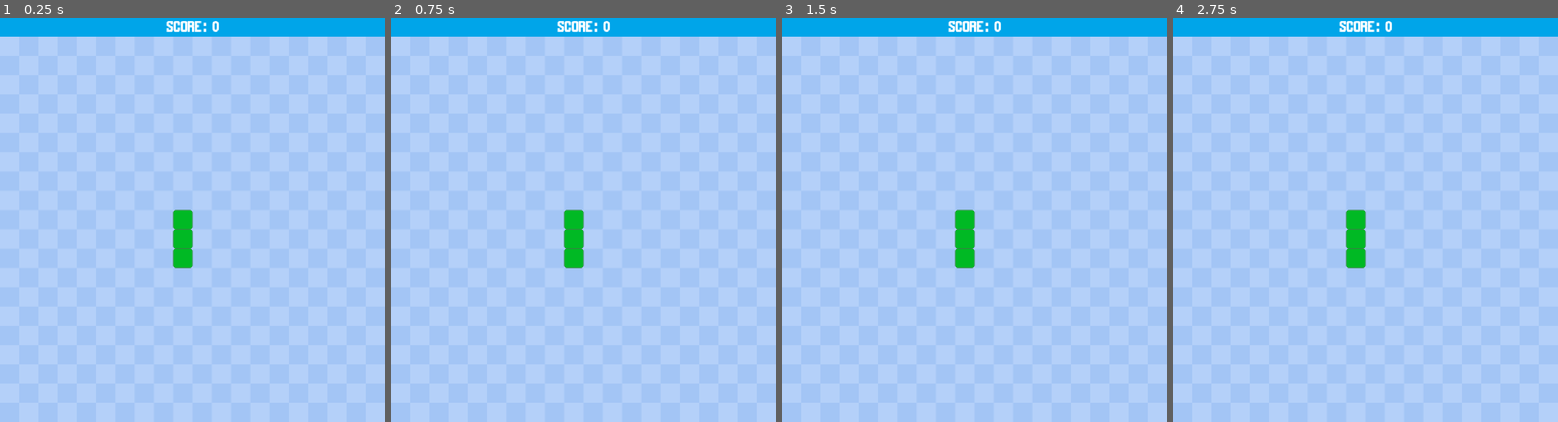
Above: before the commit, frames 1-4 (left to right).
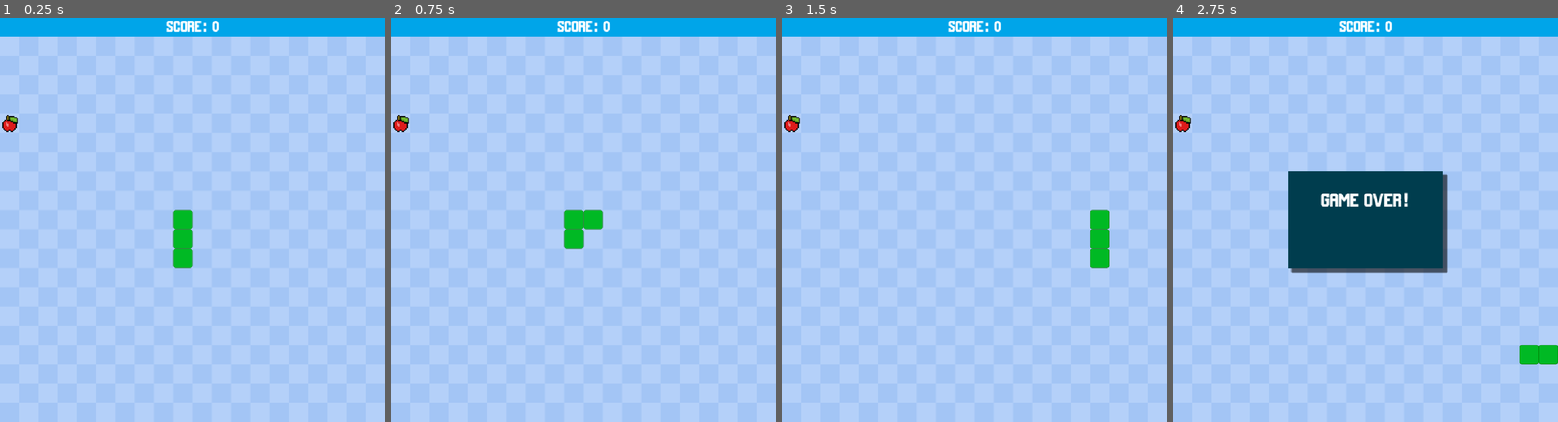
Above: after the commit, the same moments.

Repository: Taynish02/Snake-and-Apple
Game: Godot game, scene res://scenes/main.tscn
Same seed, same stepped clock (60 frames per second), same inputs: the game is played once before the commit and once after it.
Inputs (mouse positions are in pixels of both pictures, inside the frame that each line leads up to):
- Up to frame 1 (0.25 s): no input
- Up to frame 2 (0.75 s): tap Enter at 0.5 s; move the mouse to (668, 199) at 0.52 s; hold D (move_right) from 0.53 s (still down); tap Alt at 0.6 s; click (668, 199) at 0.67 s
- Up to frame 3 (1.5 s): move the mouse to (897, 240) at 1.27 s; release D (move_right) at 1.28 s; hold S (move_down) from 1.28 s (still down); tap Shift at 1.35 s
- Up to frame 4 (2.75 s): move the mouse to (1404, 131) at 2.02 s; release S (move_down) at 2.03 s; hold D (move_right) from 2.03 s (still down); tap Alt at 2.1 s

The runs differ from the first frame. In frame 1, 0.1% of the frame differs, in the area x 0-5%, y 24-29%; in frame 2, 0.6%; in frame 3, 1.6%; in frame 4, 11%, in the area x 0-100%, y 24-86%.

Commit message:
adding the game over restart button and making scripts for them

Diff:
--- /dev/null
+++ b/scenes/game_over_menu.tscn
@@ -0,0 +1,65 @@
+[gd_scene format=3 uid="uid://6bpxmc2seh32"]
+
+[ext_resource type="FontFile" uid="uid://beokhv38lfwlr" path="res://assets/MaldiniBold.ttf" id="1_6ebp1"]
+[ext_resource type="Script" uid="uid://c84nln7xhu82e" path="res://scripts/restartbutton.gd" id="2_cwb3k"]
+
+[sub_resource type="StyleBoxFlat" id="StyleBoxFlat_ohf2h"]
+bg_color = Color(0, 0.6117647, 0.17254902, 1)
+
+[sub_resource type="StyleBoxFlat" id="StyleBoxFlat_u1lo2"]
+bg_color = Color(0, 0.57254905, 0.6313726, 1)
+
+[sub_resource type="StyleBoxFlat" id="StyleBoxFlat_a46wf"]
+bg_color = Color(0, 0.7372549, 0.16862746, 1)
+
+[sub_resource type="StyleBoxFlat" id="StyleBoxFlat_1v2he"]
+bg_color = Color(0, 0.23921569, 0.30588236, 1)
+shadow_size = 5
+shadow_offset = Vector2(10, 10)
+
+[node name="GameOverMenu" type="CanvasLayer" unique_id=1378457159]
+
+[node name="Restartbutton" type="Button" parent="." unique_id=1840541339]
+offset_left = 375.0
+offset_top = 545.0
+offset_right = 625.0
+offset_bottom = 608.0
+theme_override_fonts/font = ExtResource("1_6ebp1")
+theme_override_font_sizes/font_size = 50
+theme_override_styles/normal = SubResource("StyleBoxFlat_ohf2h")
+theme_override_styles/pressed = SubResource("StyleBoxFlat_u1lo2")
+theme_override_styles/hover = SubResource("StyleBoxFlat_a46wf")
+text = "Play Again"
+script = ExtResource("2_cwb3k")
+
+[node name="GameOverPanel" type="Panel" parent="." unique_id=1721564214]
+anchors_preset = 8
+anchor_left = 0.5
+anchor_top = 0.5
+anchor_right = 0.5
+anchor_bottom = 0.5
+offset_left = -200.0
+offset_top = -125.0
+offset_right = 200.0
+offset_bottom = 125.0
+grow_horizontal = 2
+grow_vertical = 2
+theme_override_styles/panel = SubResource("StyleBoxFlat_1v2he")
+
+[node name="ResultLabel" type="Label" parent="." unique_id=974156817]
+anchors_preset = 8
+anchor_left = 0.5
+anchor_top = 0.5
+anchor_right = 0.5
+anchor_bottom = 0.5
+offset_left = -133.5
+offset_top = -86.0
+offset_right = 133.5
+offset_bottom = -16.0
+grow_horizontal = 2
+grow_vertical = 2
+theme_override_fonts/font = ExtResource("1_6ebp1")
+theme_override_font_sizes/font_size = 50
+text = "GAME OVER!"
+horizontal_alignment = 1
+vertical_alignment = 1
--- a/scenes/main.tscn
+++ b/scenes/main.tscn
@@ -4,6 +4,8 @@
 [ext_resource type="Texture2D" uid="uid://but4yvs6ky5db" path="res://assets/bg.png" id="2_jyhfs"]
 [ext_resource type="PackedScene" uid="uid://cfiaw8ca41cw1" path="res://scenes/snake_segement.tscn" id="2_tbgi4"]
 [ext_resource type="PackedScene" uid="uid://de6t7hb5wpod5" path="res://scenes/hud.tscn" id="3_tbgi4"]
+[ext_resource type="Texture2D" uid="uid://b004u33gh2tll" path="res://assets/apple.png" id="5_tbgi4"]
+[ext_resource type="PackedScene" uid="uid://6bpxmc2seh32" path="res://scenes/game_over_menu.tscn" id="6_tefeu"]
 
 [node name="Main" type="Node" unique_id=564904242]
 script = ExtResource("1_sugp2")
@@ -17,3 +19,11 @@
 
 [node name="MoveTimer" type="Timer" parent="." unique_id=1607258626]
 wait_time = 0.1
+
+[node name="Food" type="Sprite2D" parent="." unique_id=1490983767]
+texture = ExtResource("5_tbgi4")
+offset = Vector2(25, 25)
+
+[node name="GameOverMenu" parent="." unique_id=1378457159 instance=ExtResource("6_tefeu")]
+
+[connection signal="timeout" from="MoveTimer" to="." method="_on_move_timer_timeout"]
--- a/scripts/main.gd
+++ b/scripts/main.gd
@@ -9,6 +9,10 @@
 #grid variables
 var cells : int = 20
 var cell_size : int = 50
+
+# these are food variables
+var food_pos : Vector2
+var regen_food : bool = true
 
 #snake variables
 var old_data : Array
@@ -29,17 +33,20 @@
 	new_game()
 
 func new_game():
+	get_tree().paused = false
+	$GameOverMenu.hide()
 	score = 0
 	$Hud.get_node("ScoreLabel").text = "SCORE: " + str(score)
 	move_direction = up
 	can_move = true
-	generate_sanke()
+	generate_snake()
+	move_food()
 
-func generate_sanke():
+func generate_snake():
 	old_data.clear()
 	snake_data.clear()
 	snake.clear()
-	#starting with the start_pos, create tail segments vertically down
+	#starting with the start_pos create tail segments vertically down
 	for i in range(3):
 		add_segment(start_pos + Vector2(0, i))
 
@@ -50,13 +57,13 @@
 	add_child(SnakeSegment)
 	snake.append(SnakeSegment)
 
-# Called every frame. 'delta' is the elapsed time since the previous frame
+# Called every frame 'delta' is the elapsed time since the previous frame
 func _process(_delta):
 	move_snake()
 
 func move_snake():
 	if can_move:
-		# update movement from keypresses
+		# update movement from keypressess
 		if Input.is_action_just_pressed("move_down") and move_direction != up:
 			move_direction = down
 			can_move = false
@@ -81,3 +88,52 @@
 func start_game():
 	game_started = true
 	$MoveTimer.start()
+
+
+func _on_move_timer_timeout() -> void:
+	#allow the snakes movement
+	can_move = true
+	#use the snakes previous position to move the segment
+	old_data = [] + snake_data
+	snake_data[0] += move_direction
+	for i in range(len(snake_data)):
+		#move all the segments along by one
+		if i > 0:
+			snake_data[i] = old_data[i - 1]
+		snake[i].position = (snake_data[i] * cell_size) + Vector2(0, cell_size)
+	check_out_of_bounds()
+	check_self_eaten()
+	check_food_eaten()
+
+func check_out_of_bounds():
+	if snake_data[0].x < 0 or snake_data[0].x > cells - 1 or snake_data[0].y < 0 or snake_data[0].y > cells - 1:
+		end_game()
+
+func check_self_eaten():
+	for i in range(1, len(snake_data)):
+		if snake_data[0] == snake_data[i]:
+			end_game()
+
+func check_food_eaten():
+	#if the snake eats the food then add a segment and move the food
+	if snake_data[0] == food_pos:
+		score += 1
+		$Hud.get_node("ScoreLabel").text = "Score: " + str(score)
+		add_segment(old_data[-1])
+		move_food()
+
+func move_food():
+	while regen_food:
+		regen_food = false
+		food_pos = Vector2(randi_range(0, cells - 1), randi_range(0, cells - 1))
+		for i in snake_data:
+			if food_pos == i:
+				regen_food = true
+	$Food.position = (food_pos * cell_size)+ Vector2(0, cell_size)
+	regen_food = true
+
+func end_game():
+	$GameOverMenu.show()
+	$MoveTimer.stop()
+	game_started = false
+	get_tree().paused = true
--- /dev/null
+++ b/scripts/restartbutton.gd
@@ -0,0 +1,6 @@
+extends Button
+
+signal restart
+
+func _on_restart_button_pressed():
+	restart.emit()
Not shown, added: scripts/restartbutton.gd.uid
